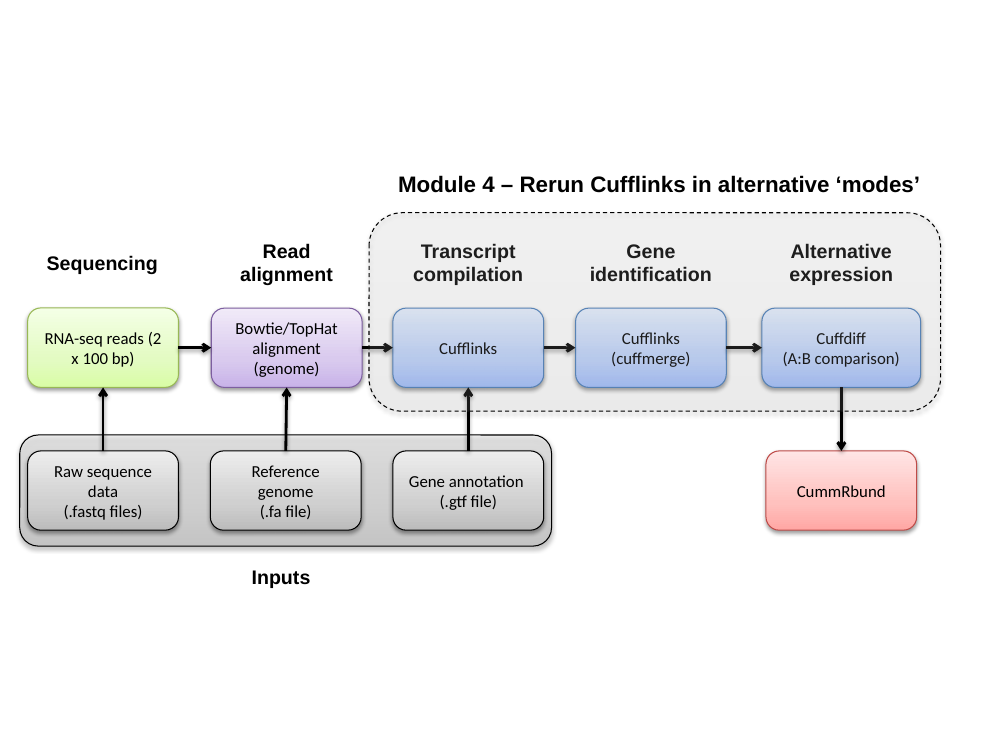
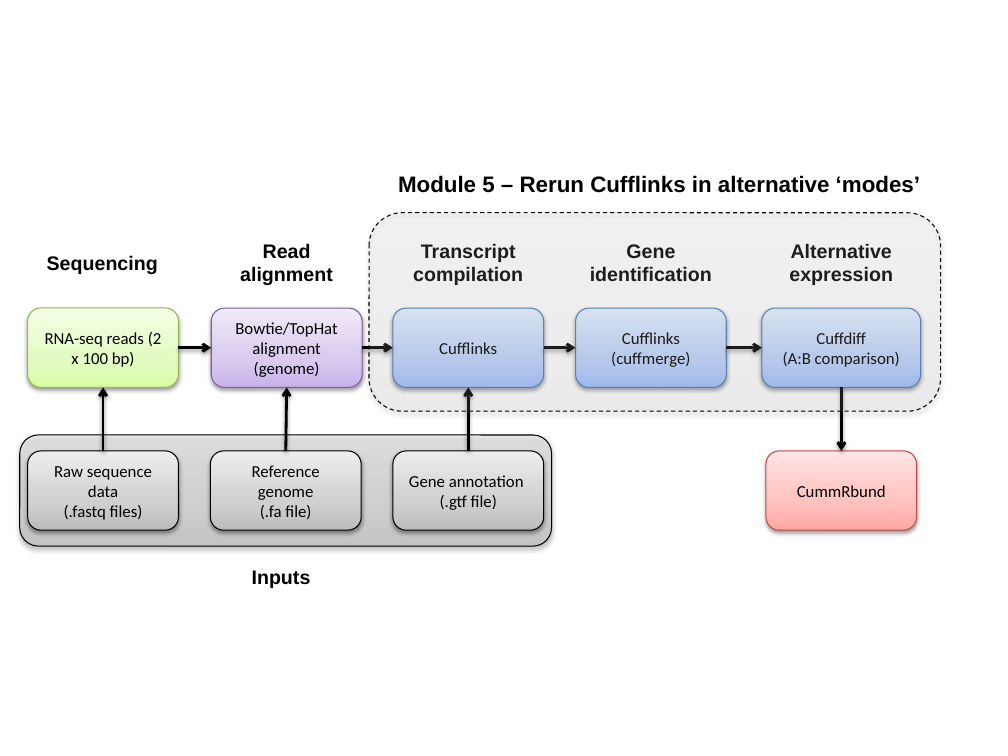
Before and after one commit to griffithlab/rnaseq_tutorial_wiki, a slide deck: slide 4 of Images/RNA-seq_Flowchart.pptx. Drawn at 1008x756 pixels with LibreOffice and Linux fonts; fonts in the diff are those of the drawing. Boxes give left, top, right and bottom in pixels: in the first picture for what was removed or moved away, otherwise in the second. Text is boxed around its words. In the diff, an @@ line names an element or a change of style, - is before the commit and + after.

Commit message:
make module numbering more consistent

```diff
--- a/Images/RNA-seq_Flowchart.pptx
+++ b/Images/RNA-seq_Flowchart.pptx
@@ text at <box>398,175,920,193</box>: text changed @@
-Module 4 – Rerun Cufflinks in alternative ‘modes’
+Module 5 – Rerun Cufflinks in alternative ‘modes’
```
Also in this commit, not shown: 3 other slides changed, 5 other files.
